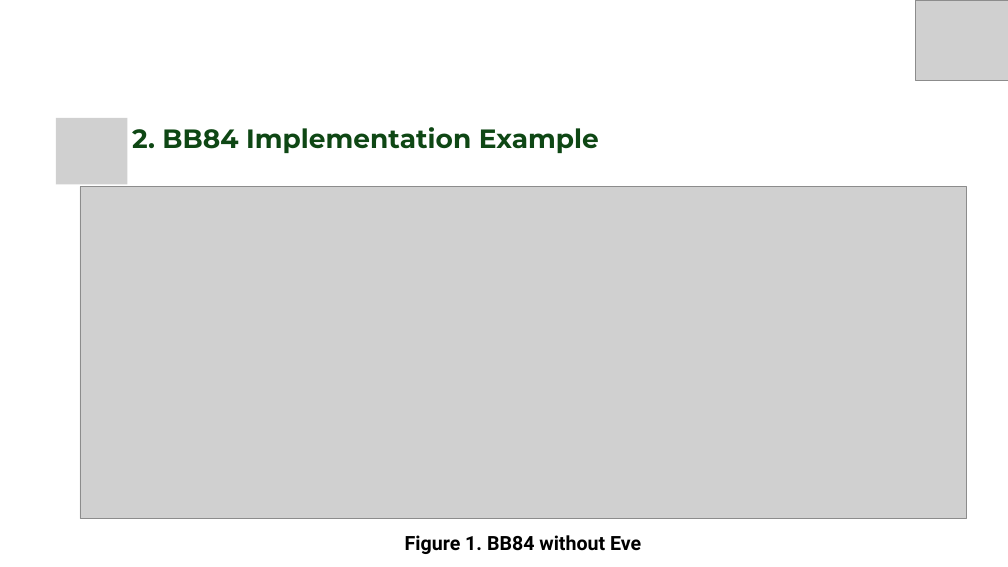
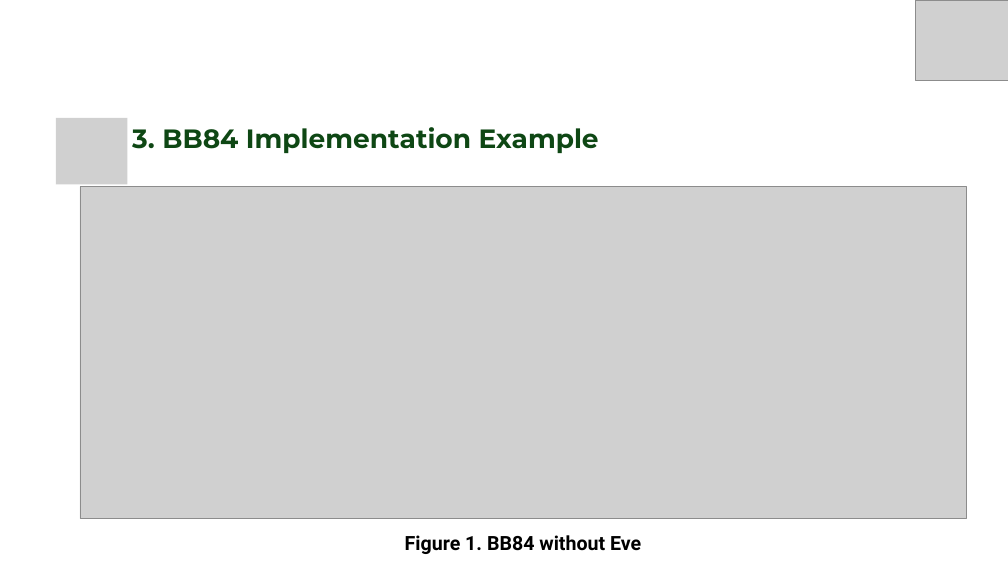
Before and after one commit to Aivy87656/Team9-Psi-Track-3-Securing-the-Quantum-Channel-Quantum-Key-Distribution-QKD-, a slide deck: slide 6 of PSI Team_Quantum Cryptography.pptx (slide 5 before the commit). Drawn at 1008x567 pixels with LibreOffice and Linux fonts; fonts in the diff are those of the drawing; grey boxes stand for pictures; background and template pictures are left out. Boxes give left, top, right and bottom in pixels: in the first picture for what was removed or moved away, otherwise in the second. Text is boxed around its words. In the diff, an @@ line names an element or a change of style, - is before the commit and + after.

```diff
--- a/PSI Team_Quantum Cryptography.pptx
+++ b/PSI Team_Quantum Cryptography.pptx
@@ text at <box>132,127,599,153</box>: text changed @@
-2. BB84 Implementation Example
+3. BB84 Implementation Example
```
Also in this commit, not shown: 3 other slides changed.
